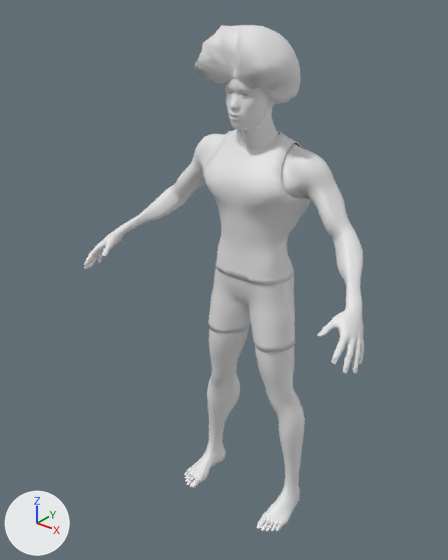
One commit to the FBX model unity/Sprinteurs/Sprinteur.fbx: the scene before it, then after it.
Before and after are seen from a 50 mm camera at (1.32, -1.87, 1.32) aimed at (-0.06, -0.14, 0.24). The axes (+X, +Y, +Z) are drawn at lower left. The lights are the same throughout. The older version comes first. Where no turn or scale is listed for an object, it has been applied to the vertices. Vertices at exactly the same position are counted once.

In view in the first picture: 'Cheveux_Afro', 'Sprinteur_Corps'.
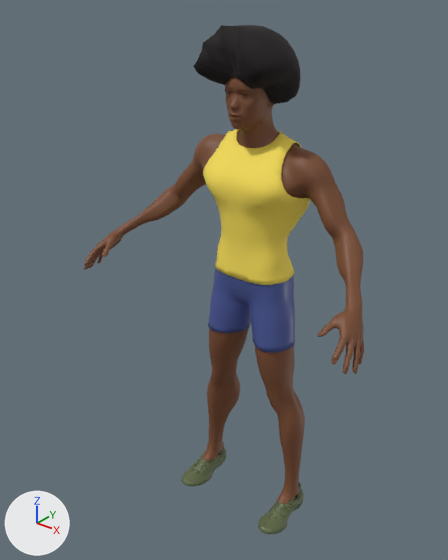
Changed parts and their boxes [x1, y1, x2, y2] in the pictures (448 x 560 px; the box of a moved part takes in the faces that stretch with it):
'Sprinteur_Corps', recoloured, reshaped (darker)
    before: [84, 78, 364, 532]
    after: [84, 78, 364, 534]
'Cheveux_Afro', recoloured (white to black)
    both: [193, 25, 301, 104]
part 1 of me_corps, reshaped
    before: [184, 447, 226, 488]
    after: [181, 443, 226, 486]
part 2 of me_corps, built on
    before: [257, 493, 300, 532]
    after: [258, 483, 304, 534]
part 3 of me_corps, moved or reshaped
    both: [207, 168, 263, 262]

What the commit changed:
Picture 'Pointes_BaseMap.png' (img_pointes_basemap_png) is new.
Picture 'Pointes_Normal.png' (img_pointes_normal_png) is new.
Material 'M_Peau' (mat_m_peau) changes colour from white #e7e7e7 to brown #794b2e; in linear values from (0.8, 0.8, 0.8) to (0.19, 0.0697, 0.0278).
Material 'M_Haut' (mat_m_haut) changes colour from white #e7e7e7 to yellow #fce259; in linear values from (0.8, 0.8, 0.8) to (0.97, 0.76, 0.1).
Material 'M_Bas' (mat_m_bas) changes colour from white #e7e7e7 to blue #4b5999; in linear values from (0.8, 0.8, 0.8) to (0.07, 0.1, 0.32).
Material 'M_Cheveux_Afro' (mat_m_cheveux_afro) changes colour from white #e7e7e7 to black #150e0e; in linear values from (0.8, 0.8, 0.8) to (0.00775, 0.00456, 0.00456).
Material 'M_Pointes' (mat_m_pointes) is new.
Uses the picture img_pointes_basemap_png.
Uses the picture img_pointes_normal_png.
me_corps is used by ob_sprinteur_corps; location (0.0, 0.0, 0.0).
me_corps had 14181 vertices, 13907 faces and spanned x -0.63..0.63, y -0.41..0.1, z -0.87..1.08.
me_corps now has 18397 vertices, 17837 faces and spans x -0.63..0.63, y -0.41..0.1, z -0.88..1.08.
me_corps part 1: 95 vertices moved within x -0.28..-0.18, y -0.23..0.06, z -0.87..-0.81; 797 vertices removed from x -0.28..-0.17, y -0.23..0.05, z -0.87..-0.81; 2904 vertices added at x -0.29..-0.17, y -0.24..0.07, z -0.88..-0.78.
me_corps part 2: 95 vertices moved within x 0.18..0.28, y -0.23..0.06, z -0.87..-0.81; 797 vertices removed from x 0.17..0.28, y -0.23..0.05, z -0.87..-0.81; 2904 vertices added at x 0.17..0.29, y -0.24..0.07, z -0.88..-0.78.
me_corps part 3: 12 vertices moved within x -0.1..0.1, y -0.15..-0.14, z 0.57..0.58; 23 vertices removed from x -0.18..0.11, y -0.16..0.03, z 0.29..0.66; 25 vertices added at x -0.18..0.11, y -0.17..0.02, z 0.29..0.67.
me_corps gains material mat_m_pointes.
